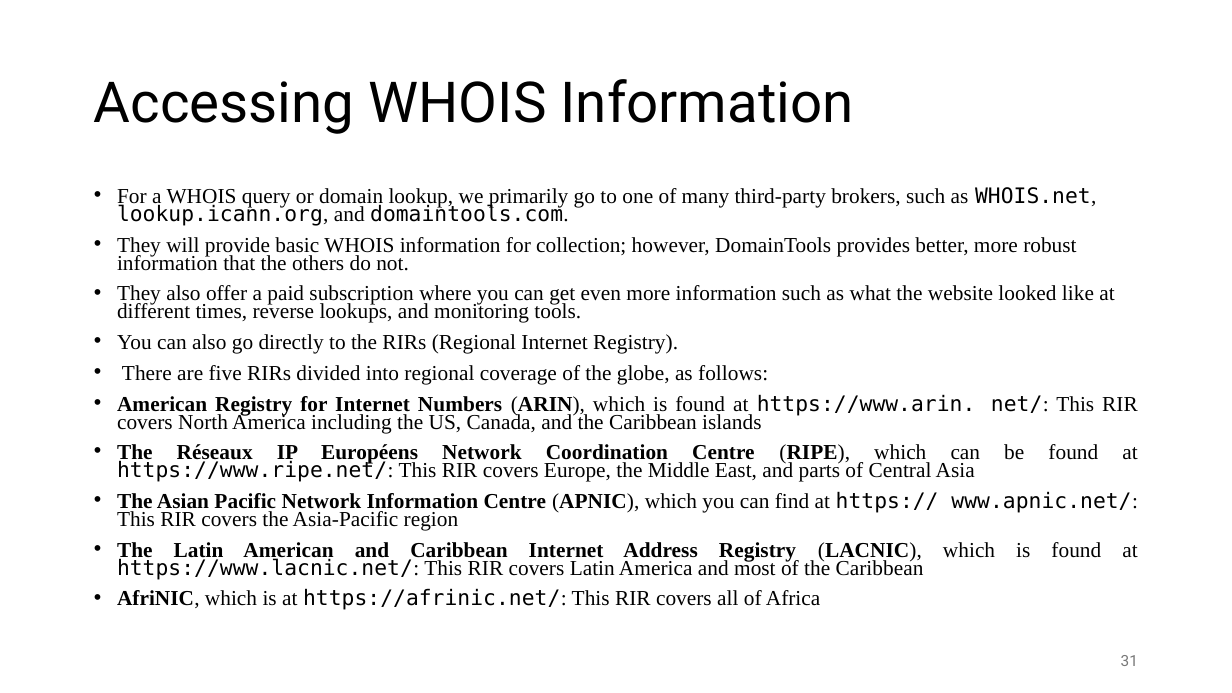
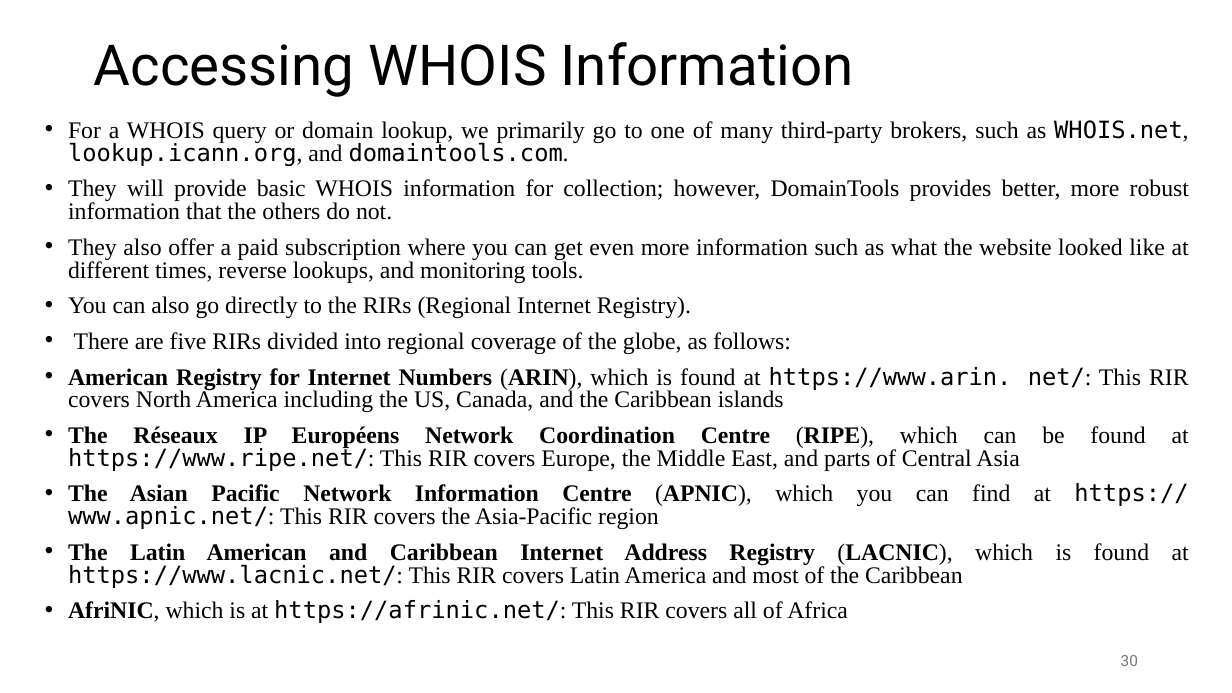
Before and after one commit to shakiliitju/M.Sc-in-ICT, a slide deck: slide 30 of Semester 2/Applied Cyber Security/Lecture/L3.pptx (slide 31 before the commit). Drawn at 1232x693 pixels with LibreOffice and Linux fonts; fonts in the diff are those of the drawing. Boxes give left, top, right and bottom in pixels: in the first picture for what was removed or moved away, otherwise in the second. Text is boxed around its words. In the diff, an @@ line names an element or a change of style, - is before the commit and + after.

```diff
--- a/Semester 2/Applied Cyber Security/Lecture/L3.pptx
+++ b/Semester 2/Applied Cyber Security/Lecture/L3.pptx
@@ title "Accessing WHOIS Information": place and size @@
-title "Accessing WHOIS Information" at [94, 79, 854, 134]
+title "Accessing WHOIS Information" at [94, 42, 854, 97]
@@ text "For a WHOIS query or ...": place and size @@
-text "For a WHOIS query or ..." at [117, 187, 1138, 610]
+text "For a WHOIS query or ..." at [68, 120, 1189, 623]
@@ text "For a WHOIS query or ..." at [68, 120, 1189, 623]: size 16.6 to 18.5 pt; alignment left to justified; line spacing 0.7 to 0.8 @@
@@ page number at [1121, 655, 1138, 666]: text changed @@
-31
+30
```
Also in this commit, not shown: 41 other slides changed, 2 slides removed.
